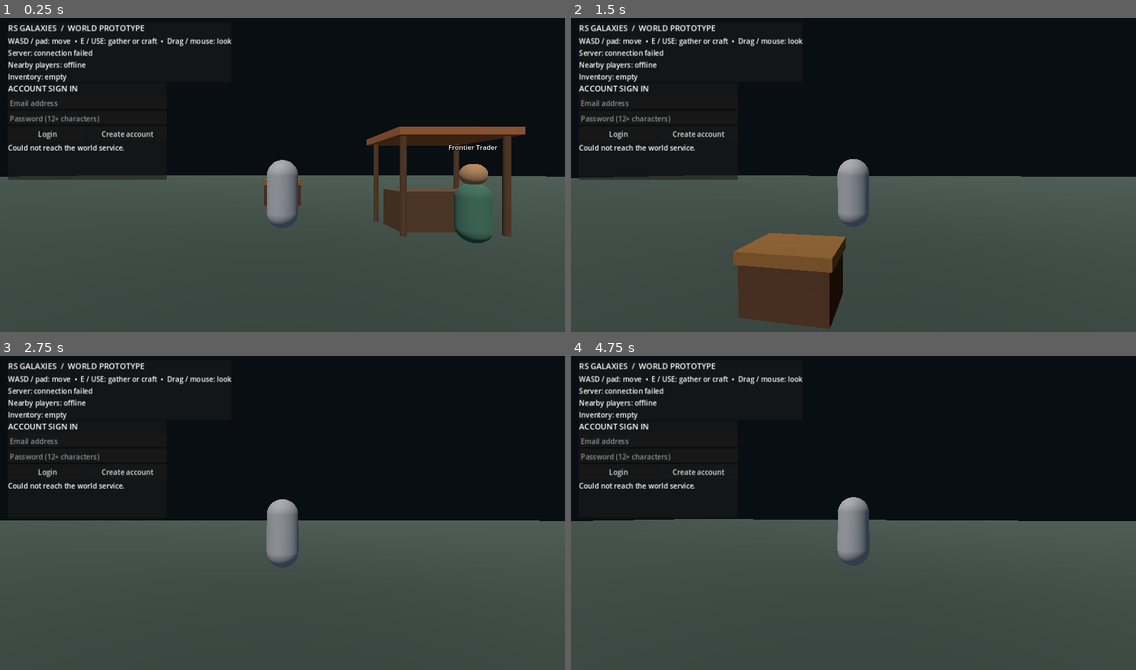
Above: before the commit, frames 1-4 (two rows, left to right).
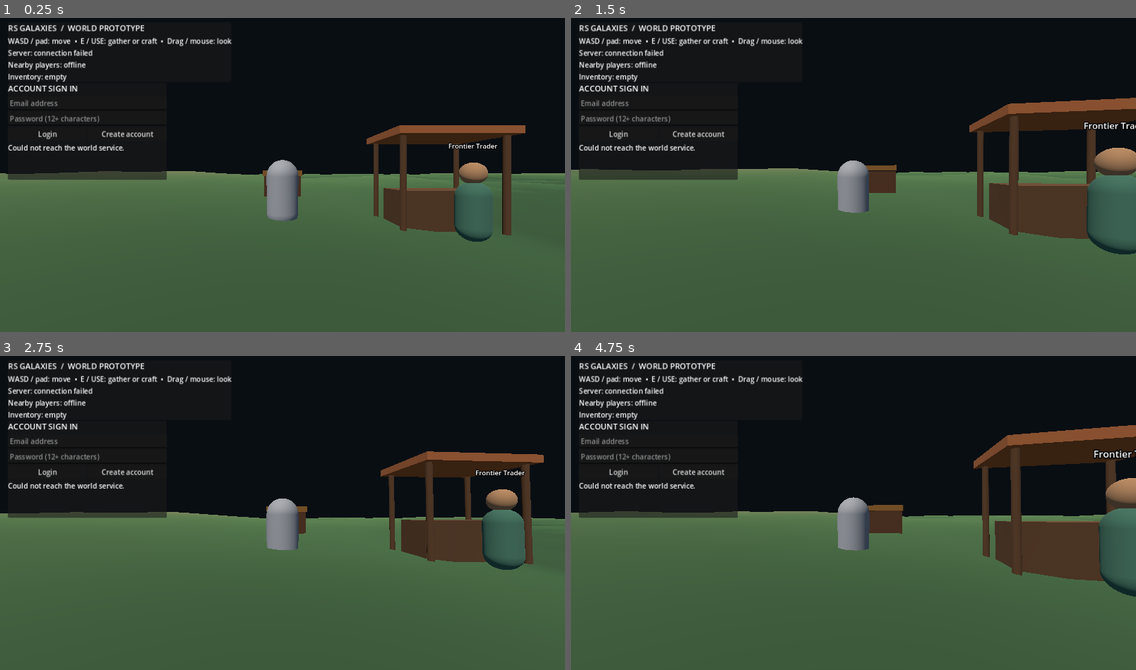
Above: after the commit, the same moments.

Repository: ViViD420/RSGalaxies-
Game: Godot game, scene res://scenes/main.tscn
Same seed, same stepped clock (60 frames per second), same inputs: the game is played once before the commit and once after it.
Inputs (mouse positions are in pixels of both pictures, inside the frame that each line leads up to):
- Up to frame 1 (0.25 s): no input
- Up to frame 2 (1.5 s): tap Enter at 0.5 s; move the mouse to (881, 171) at 0.52 s; hold W (move_forward) from 0.53 s (still down); tap E (interact) at 0.6, 1.35 s; click (881, 171) at 0.67 s; tap Space (jump) at 0.77 s; move the mouse to (825, 175) at 1.27 s
- Up to frame 3 (2.75 s): keep holding W (move_forward); tap Space (jump) at 1.52 s; move the mouse to (293, 506) at 2.02 s; tap E (interact) at 2.1 s
- Up to frame 4 (4.75 s): keep holding W (move_forward); move the mouse to (847, 516) at 2.77 s; tap E (interact) at 2.85, 3.6, 4.35 s; click (847, 516) at 2.92 s; tap Space (jump) at 3.02, 3.77, 4.52 s; move the mouse to (893, 516) at 3.52 s; move the mouse to (808, 506) at 4.27 s

The runs differ from the first frame. In frame 1, 5.2% of the frame differs, in the area x 0-100%, y 34-72%; in frame 2, 17%, in the area x 0-100%, y 25-100%; in frame 3, 10%; in frame 4, 12%.

Commit message:
Integrate deterministic terrain with world objects and player snapshots

Diff:
--- a/client/scripts/main.gd
+++ b/client/scripts/main.gd
@@ -1,6 +1,7 @@
 extends Node3D
 
 const PLAYER_SCENE := preload("res://scenes/player.tscn")
+const WORLD_TERRAIN_SCRIPT := preload("res://scripts/world_terrain.gd")
 const CORE_SKILL_IDS := ["blades", "cooking", "crafting", "defense", "farming", "foraging", "magic", "melee", "mining", "pistols", "polearms", "ranged", "rifles", "scavenging", "smithing", "strength", "unarmed", "woodcutting"]
 
 var status_label: Label
@@ -130,6 +131,7 @@
 var gather_request: HTTPRequest
 var movement_timer: Timer
 var player_node: CharacterBody3D
+var world_terrain: Node3D
 var equipment_visual_root: Node3D
 var player_id := ""
 var api_stage := "health"
@@ -173,6 +175,12 @@
 	var event := InputEventKey.new()
 	event.physical_keycode = key
 	InputMap.action_add_event(action_name, event)
+
+func _terrain_height_at(x: float, z: float) -> float:
+	if world_terrain == null or not is_instance_valid(world_terrain):
+		return 0.0
+	return float(world_terrain.call("get_height_at", x, z))
+
 
 func _build_world() -> void:
 	var environment := WorldEnvironment.new()
@@ -190,31 +198,15 @@
 	sun.light_energy = 1.2
 	add_child(sun)
 
-	var floor_body := StaticBody3D.new()
-	floor_body.name = "WorldFloor"
-	var floor_mesh := MeshInstance3D.new()
-	var plane := PlaneMesh.new()
-	plane.size = Vector2(240.0, 240.0)
-	floor_mesh.mesh = plane
-	var floor_material := StandardMaterial3D.new()
-	floor_material.albedo_color = Color(0.18, 0.23, 0.20)
-	floor_material.roughness = 1.0
-	floor_mesh.material_override = floor_material
-	floor_body.add_child(floor_mesh)
-
-	var floor_collision := CollisionShape3D.new()
-	var floor_shape := BoxShape3D.new()
-	floor_shape.size = Vector3(240.0, 1.0, 240.0)
-	floor_collision.shape = floor_shape
-	floor_collision.position.y = -0.5
-	floor_body.add_child(floor_collision)
-	add_child(floor_body)
-
-	_add_bank_chest(Vector3(0.0, 0.0, -4.0))
-	_add_merchant_stall(Vector3(4.0, 0.0, 0.0))
+	world_terrain = WORLD_TERRAIN_SCRIPT.new() as Node3D
+	world_terrain.name = "WorldTerrain"
+	add_child(world_terrain)
+
+	_add_bank_chest(Vector3(0.0, _terrain_height_at(0.0, -4.0), -4.0))
+	_add_merchant_stall(Vector3(4.0, _terrain_height_at(4.0, 0.0), 0.0))
 
 	player_node = PLAYER_SCENE.instantiate() as CharacterBody3D
-	player_node.position = Vector3(0.0, 0.05, 0.0)
+	player_node.position = Vector3(0.0, _terrain_height_at(0.0, 0.0) + 0.05, 0.0)
 	equipment_visual_root = Node3D.new()
 	equipment_visual_root.name = "EquipmentVisuals"
 	player_node.add_child(equipment_visual_root)
@@ -282,6 +274,7 @@
 		if not position_data is Dictionary:
 			continue
 		var at := Vector3(float(position_data.get("x", 0.0)), 0.0, float(position_data.get("z", 0.0)))
+		at.y = _terrain_height_at(at.x, at.z)
 		match str(station.get("id", "")):
 			"frontier-workbench":
 				_add_workbench(at)
@@ -500,6 +493,7 @@
 		if not enemy_nodes.has(enemy_id):
 			continue
 		var target := Vector3(float(snapshot.get("x", 0.0)), 0.0, float(snapshot.get("z", 0.0)))
+		target.y = _terrain_height_at(target.x, target.z)
 		enemy_targets[enemy_id] = target
 		var health := int(snapshot.get("health", 0))
 		var maximum := int(snapshot.get("maxHealth", 1))
@@ -1429,11 +1423,13 @@
 		_refresh_trade_items()
 
 func _apply_server_position(position_data: Dictionary, force: bool) -> void:
-	var target := Vector3(
-		float(position_data.get("x", 0.0)),
-		player_node.global_position.y,
-		float(position_data.get("z", 0.0))
-	)
+	var target_x := float(position_data.get("x", 0.0))
+	var target_z := float(position_data.get("z", 0.0))
+	var vertical_offset := 0.05
+	if not force:
+		var current_ground_height := _terrain_height_at(player_node.global_position.x, player_node.global_position.z)
+		vertical_offset = maxf(0.05, player_node.global_position.y - current_ground_height)
+	var target := Vector3(target_x, _terrain_height_at(target_x, target_z) + vertical_offset, target_z)
 	if force or player_node.global_position.distance_to(target) > 2.5:
 		player_node.global_position = target
 	else:
@@ -1996,7 +1992,8 @@
 		if zone_id.is_empty():
 			continue
 		seen[character_id] = true
-		var target := Vector3(float(remote_data.get("x", 0.0)), 0.05, float(remote_data.get("z", 0.0)))
+		var target := Vector3(float(remote_data.get("x", 0.0)), 0.0, float(remote_data.get("z", 0.0)))
+		target.y = _terrain_height_at(target.x, target.z) + 0.05
 		if not remote_player_nodes.has(character_id):
 			_create_remote_player_visual(character_id, str(remote_data.get("name", "Wayfarer")), target)
 		remote_player_targets[character_id] = target
